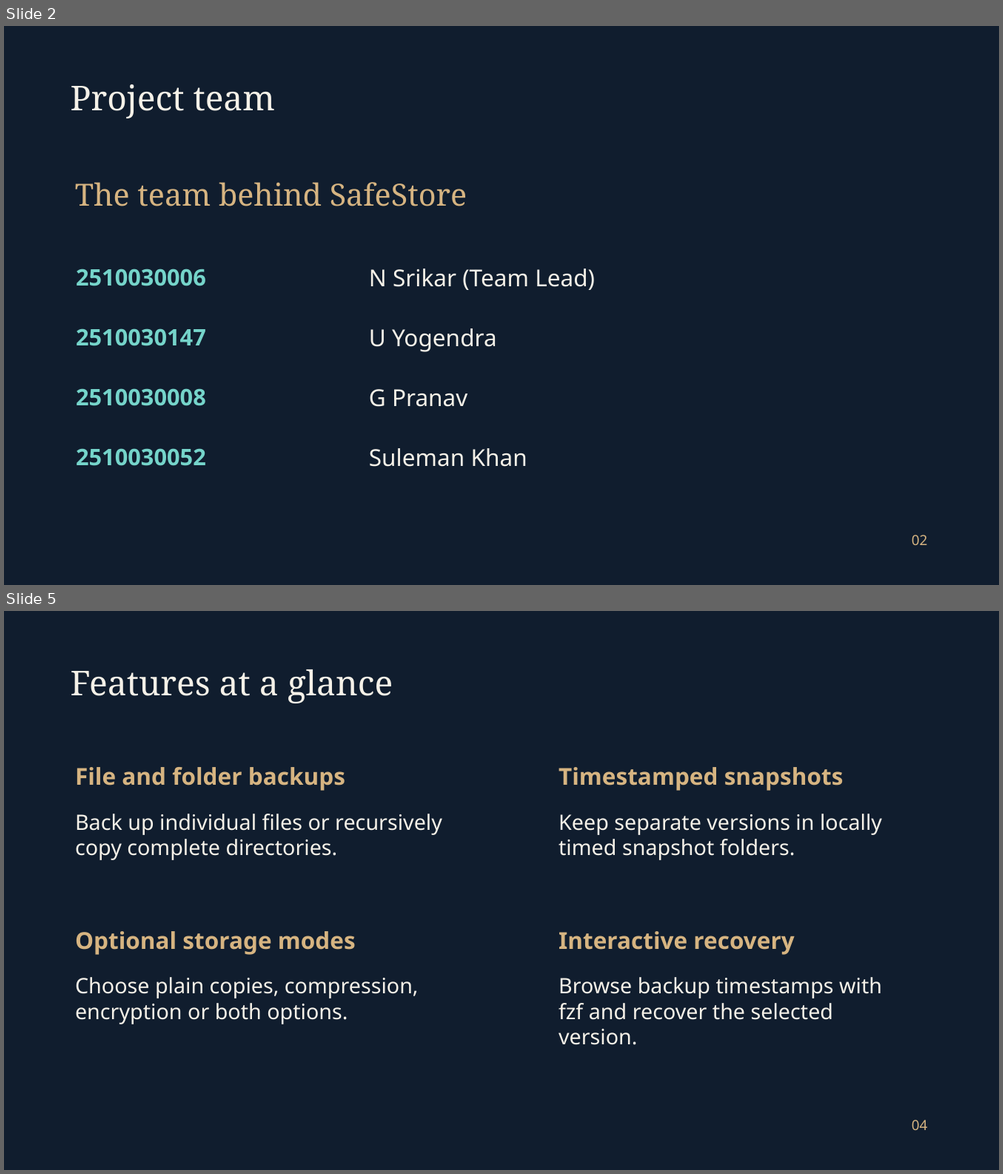
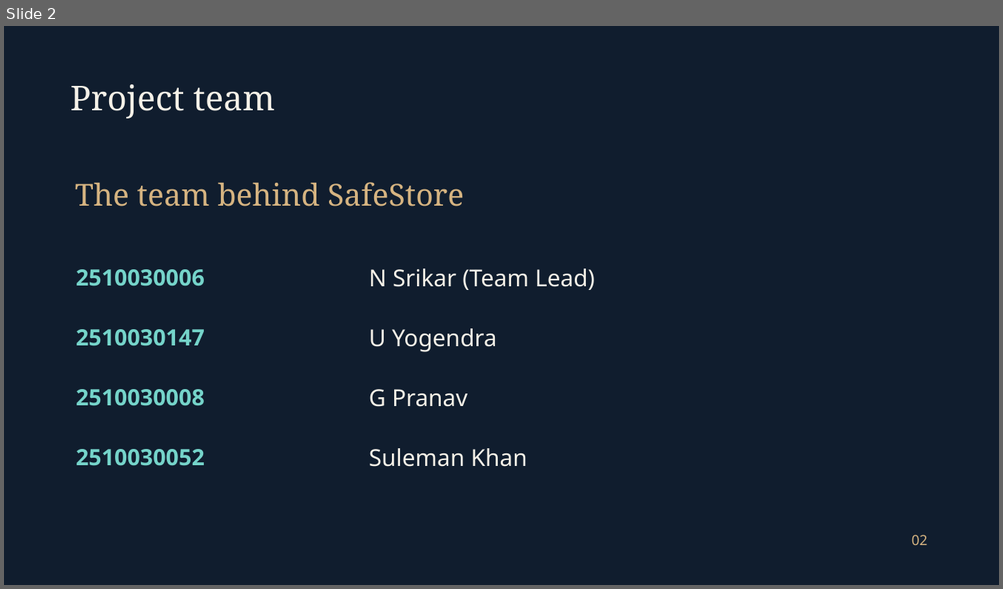
Before and after one commit to srikar0006/safestore, a slide deck: Presentations/SafeStore_Final.pptx. Shown one above the other, each under a label of ours: slides 2 and 5 before the commit, slide 2 after it; the slides between them are not shown. The pictures are 1003x1174 and 1003x589 pixels, drawn with LibreOffice and Linux fonts; fonts in the diff are those of the drawing; background and template pictures are left out. Boxes give left, top, right and bottom in pixels: in the first picture for what was removed or moved away, otherwise in the second. Text is boxed around its words. In the diff, an @@ line names an element or a change of style, - is before the commit and + after.

```diff
--- a/Presentations/SafeStore_Final.pptx
+++ b/Presentations/SafeStore_Final.pptx
@@ slide 5 removed at <box>4,611,999,1170</box>, background picture (left out) @@
@@ text removed at <box>71,669,392,703</box> @@
-Features at a glance
@@ text removed at <box>75,767,345,791</box> @@
-File and folder backups
@@ text removed at <box>558,767,843,791</box> @@
-Timestamped snapshots
@@ text removed at <box>75,814,442,860</box> @@
-Back up individual files or recursively copy complete directories.
@@ text removed at <box>558,814,882,860</box> @@
-Keep separate versions in locally timed snapshot folders.
@@ text removed at <box>75,931,356,955</box> @@
-Optional storage modes
@@ text removed at <box>558,931,794,955</box> @@
-Interactive recovery
@@ text removed at <box>75,977,418,1025</box> @@
-Choose plain copies, compression, encryption or both options.
@@ text removed at <box>558,977,882,1045</box> @@
-Browse backup timestamps with fzf and recover the selected version.
@@ text removed at <box>911,1120,928,1130</box> @@
-04
@@ slide 2 changed as well @@
@@ text "The team behind SafeStore" at <box>75,182,464,207</box>: size 29.5 to 29.2 pt @@
@@ size 22 to 21.8 pt in 4 elements at <box>76,269,205,286</box>, <box>76,329,205,346</box>, <box>76,389,205,406</box>, <box>76,449,205,466</box> @@
```
Also in this commit, not shown: 5 other slides changed, 3 slides added, 12 other slides removed.
